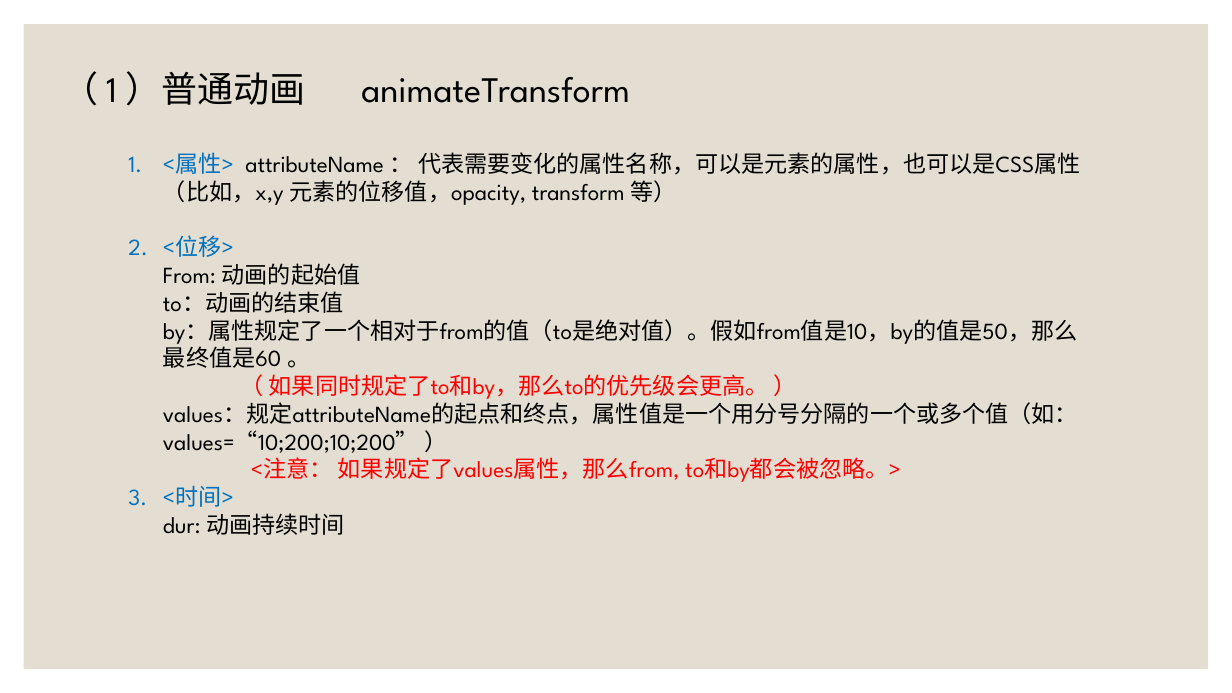
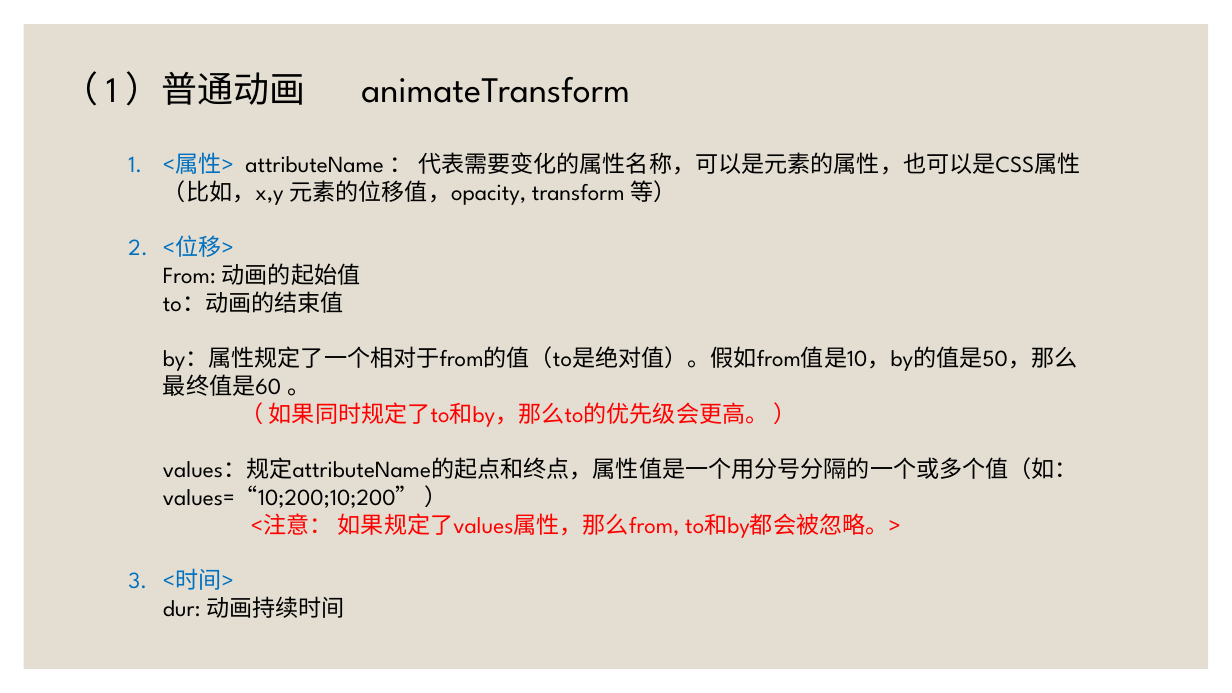
Before and after one commit to SouthLink/svg-demo, a slide deck: slide 15 of SVG动画 [自动保存] [自动保存].pptx (slide 13 before the commit). Drawn at 1232x693 pixels with LibreOffice and Linux fonts; fonts in the diff are those of the drawing. Boxes give left, top, right and bottom in pixels: in the first picture for what was removed or moved away, otherwise in the second. Text is boxed around its words. In the diff, an @@ line names an element or a change of style, - is before the commit and + after.

Commit message:
完善动画，PPT

```diff
--- a/SVG动画 [自动保存] [自动保存].pptx
+++ b/SVG动画 [自动保存] [自动保存].pptx
@@ text "<属性> attributeName ： 代表需要变化的属性名称，可以是元素的属性，也可以是CSS属性 （比如，x,y ..." rewrapped from bbox=[163, 152, 1080, 535] to bbox=[163, 152, 1080, 618] @@
```
Also in this commit, not shown: 8 other slides changed, 3 slides added, 2 slides removed, 13 other files.
